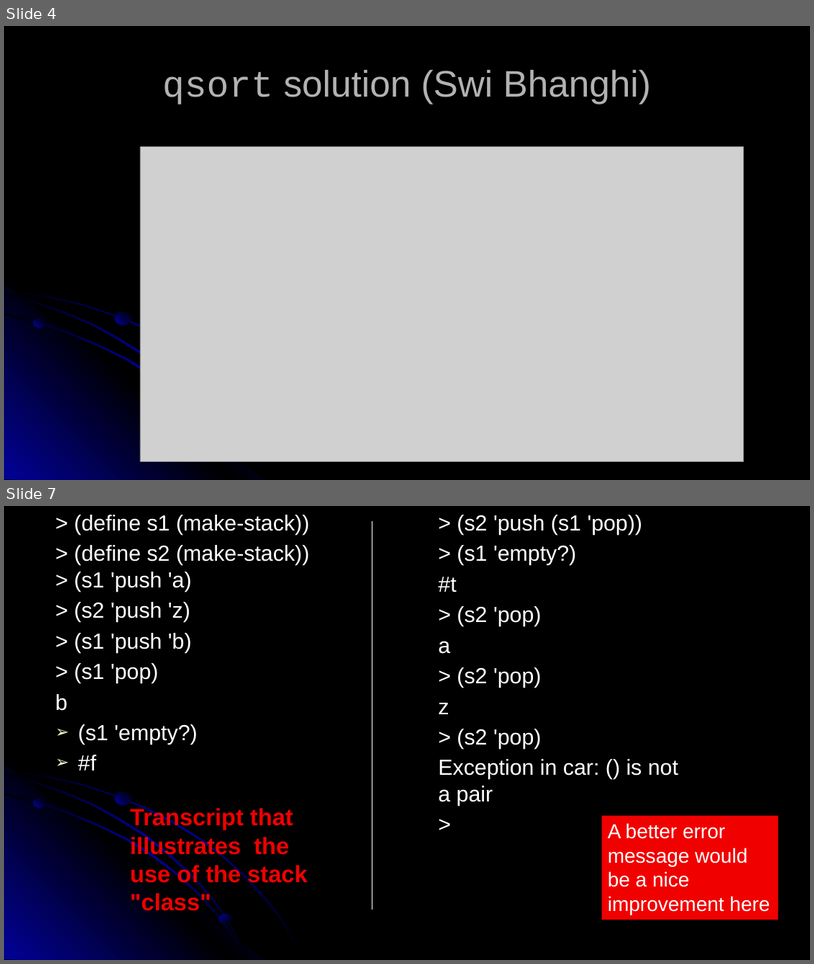
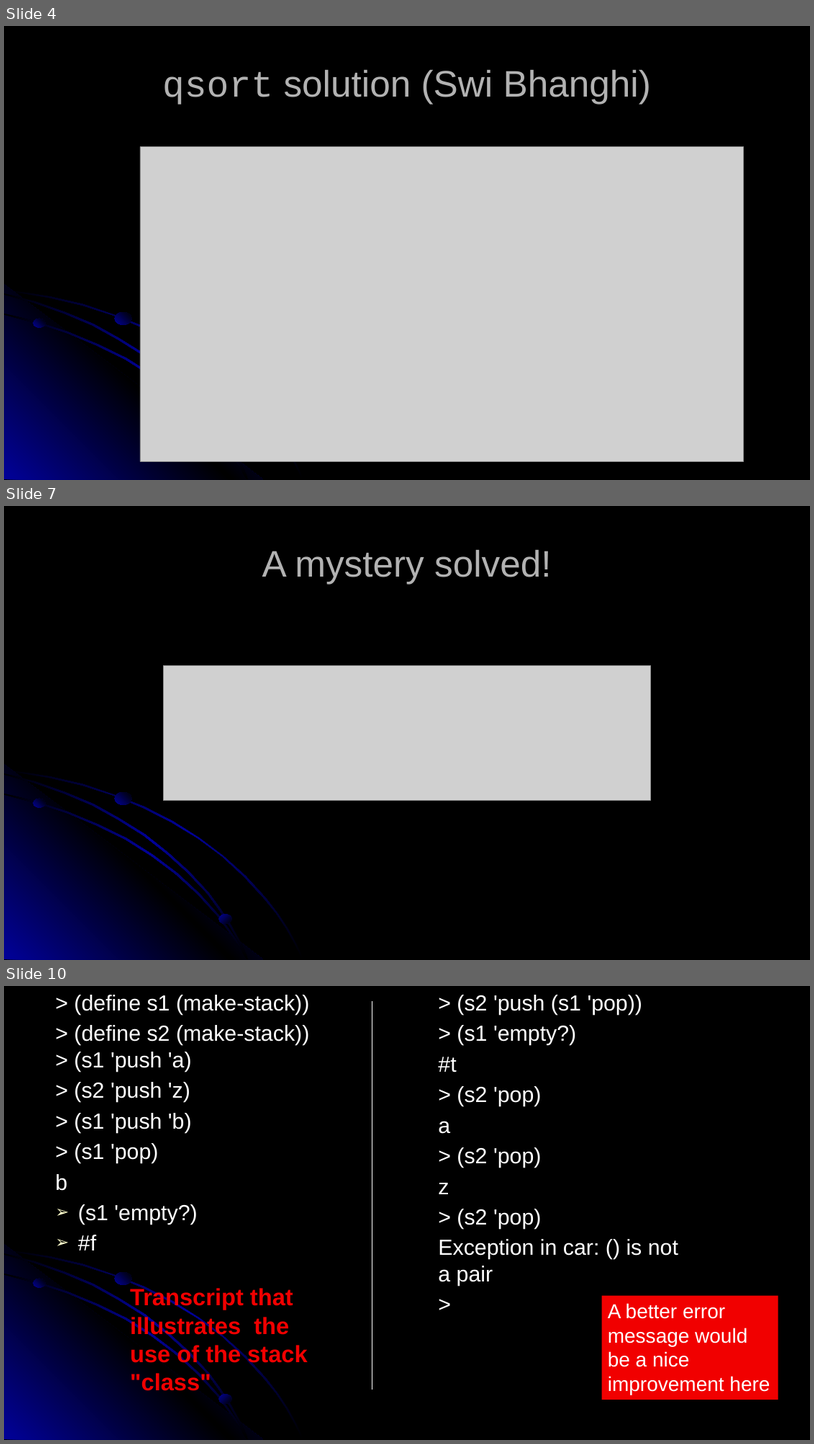
Before and after one commit to RHIT-CSSE/csse304, a slide deck: ClassMaterials/OOP/09-OOP-202120.pptx. Shown one above the other, each under a label of ours: slides 4 and 7 before the commit, slides 4, 7 and 10 after it; the slides between them are not shown. The pictures are 814x964 and 814x1444 pixels, drawn with LibreOffice and Linux fonts; fonts in the diff are those of the drawing; grey boxes stand for pictures. Boxes give left, top, right and bottom in pixels: in the first picture for what was removed or moved away, otherwise in the second. Text is boxed around its words. In the diff, an @@ line names an element or a change of style, - is before the commit and + after.

```diff
--- a/ClassMaterials/OOP/09-OOP-202120.pptx
+++ b/ClassMaterials/OOP/09-OOP-202120.pptx
@@ slide 7 added at (x1=4, y1=506, x2=810, y2=960), background #000000; not listed: 7 template elements that a slide beside it also shows @@
@@ title added at (x1=262, y1=550, x2=552, y2=584), 44 pt, text #B2B2B2 @@
+A mystery solved!
@@ picture added at (x1=164, y1=666, x2=651, y2=800) @@
@@ what was slide 7 is now slide 10 @@
```
Also in this commit, not shown: 1 slide changed, 5 other slides added, 2 slides removed, 5 other files.
